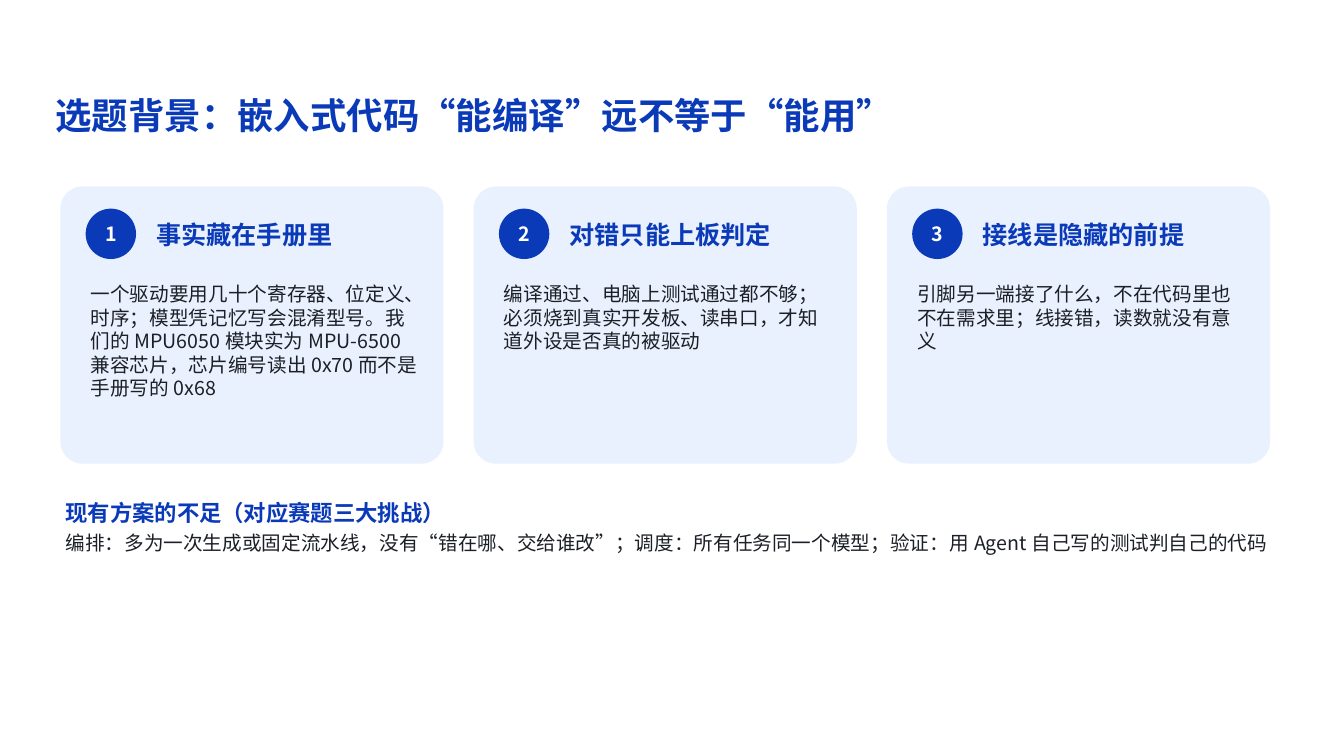
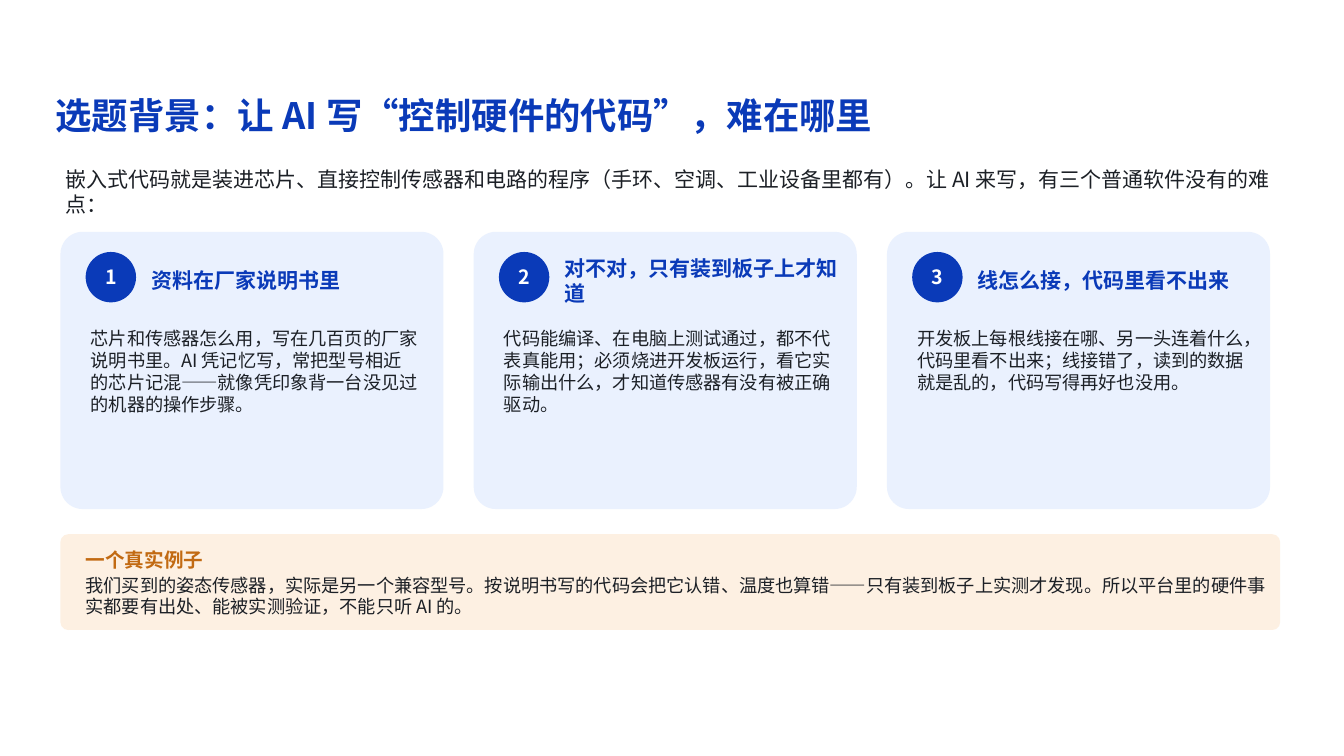
Before and after one commit to z-xxkk/firmforge, a slide deck: slide 3 of submission/方案讲解.pptx. Drawn at 1344x756 pixels with LibreOffice and Linux fonts; fonts in the diff are those of the drawing; background and template pictures are left out. Boxes give left, top, right and bottom in pixels: in the first picture for what was removed or moved away, otherwise in the second. Text is boxed around its words. In the diff, an @@ line names an element or a change of style, - is before the commit and + after.

```diff
--- a/submission/方案讲解.pptx
+++ b/submission/方案讲解.pptx
@@ text at box(55, 98, 872, 134): text changed @@
-选题背景：嵌入式代码“能编译”远不等于“能用”
+选题背景：让 AI 写“控制硬件的代码”，难在哪里
@@ text added at box(65, 169, 1270, 214), 15 pt, text #1C2026 @@
+嵌入式代码就是装进芯片、直接控制传感器和电路的程序（手环、空调、工业设备里都有）。让 AI 来写，有三个普通软件没有的难点：
@@ text removed at box(156, 222, 332, 247) @@
-事实藏在手册里
@@ text removed at box(569, 222, 771, 247) @@
-对错只能上板判定
@@ 3 ellipses, 3 rounded rectangles: place and size @@
-3 ellipses, 3 rounded rectangles at box(60, 187, 1270, 464)
+3 ellipses, 3 rounded rectangles at box(60, 232, 1270, 509)
@@ text removed at box(983, 222, 1185, 246) @@
-接线是隐藏的前提
@@ text "资料在厂家说明书里" at box(151, 270, 340, 290): vertical alignment top to middle @@
@@ text added at box(564, 258, 837, 303), 15 pt, text #0A3AB8, bold @@
+对不对，只有装到板子上才知道
@@ text "线怎么接，代码里看不出来" at box(978, 270, 1230, 291): vertical alignment top to middle @@
@@ text at box(151, 270, 340, 290): text changed; size 14 to 15 pt; text colour #1C2026 to #0A3AB8; bold on @@
-一个驱动要用几十个寄存器、位定义、时序；模型凭记忆写会混淆型号。我们的 MPU6050 模块实为 MPU-6500 兼容芯片，芯片编号读出 0x70 而不是手册写的 0x68
+资料在厂家说明书里
@@ text at box(978, 270, 1230, 291): text changed; size 14 to 15 pt; text colour #1C2026 to #0A3AB8; bold on @@
-引脚另一端接了什么，不在代码里也不在需求里；线接错，读数就没有意义
+线怎么接，代码里看不出来
@@ text added at box(91, 329, 418, 413), 13 pt, text #1C2026 @@
+芯片和传感器怎么用，写在几百页的厂家说明书里。AI 凭记忆写，常把型号相近的芯片记混——就像凭印象背一台没见过的机器的操作步骤。
@@ text at box(504, 329, 831, 413): text changed; size 14 to 13 pt @@
-编译通过、电脑上测试通过都不够；必须烧到真实开发板、读串口，才知道外设是否真的被驱动
+代码能编译、在电脑上测试通过，都不代表真能用；必须烧进开发板运行，看它实际输出什么，才知道传感器有没有被正确驱动。
@@ text at box(917, 329, 1262, 391): text changed; size 14 to 13 pt @@
-现有方案的不足（对应赛题三大挑战）
-编排：多为一次生成或固定流水线，没有“错在哪、交给谁改”；调度：所有任务同一个模型；验证：用 Agent 自己写的测试判自己的代码
+开发板上每根线接在哪、另一头连着什么，代码里看不出来；线接错了，读到的数据就是乱的，代码写得再好也没用。
@@ rounded rectangle added at box(60, 534, 1280, 630), fill #FDF0E2 @@
@@ text added at box(86, 550, 1266, 615), 13 pt, text #1C2026 @@
+一个真实例子
+我们买到的姿态传感器，实际是另一个兼容型号。按说明书写的代码会把它认错、温度也算错——只有装到板子上实测才发现。所以平台里的硬件事实都要有出处、能被实测验证，不能只听 AI 的。
```
Also in this commit, not shown: 13 other slides changed, 1 slide added, 1 slide removed, 1 other file.
